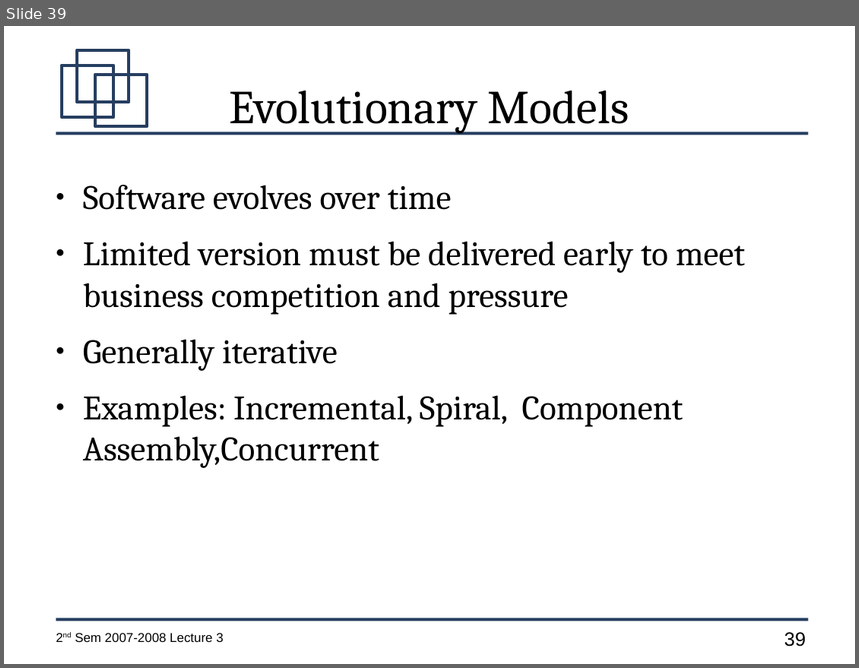
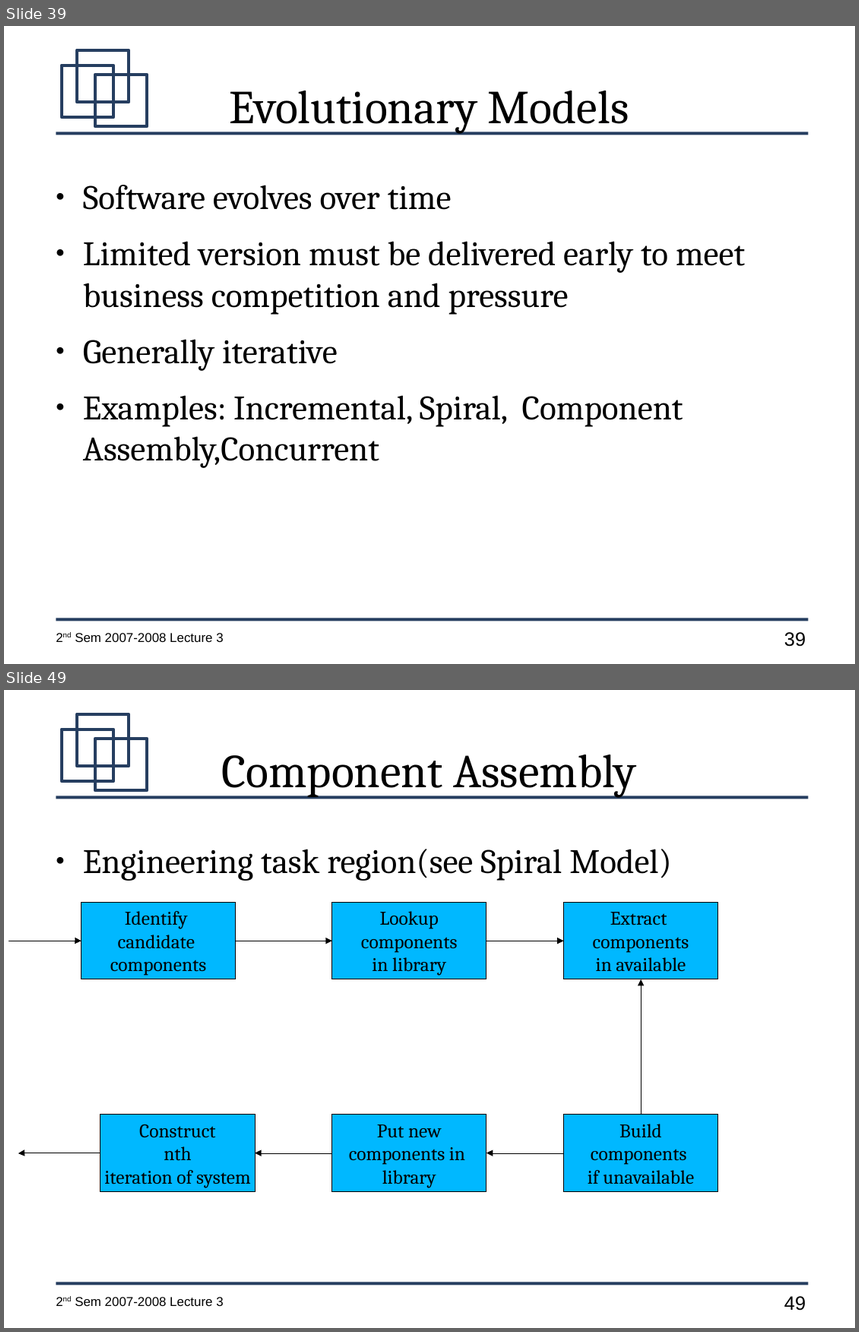
Before and after one commit to jachermocilla/jach-homepage, a slide deck: CMSC128-2nd-Sem-2007-L3.odp. Shown one above the other, each under a label of ours: slide 39 before the commit, slides 39 and 49 after it; the slides between them are not shown. The pictures are 859x668 and 859x1332 pixels, drawn with LibreOffice and Linux fonts; fonts in the diff are those of the drawing. Boxes give left, top, right and bottom in pixels: in the first picture for what was removed or moved away, otherwise in the second. Text is boxed around its words. In the diff, an @@ line names an element or a change of style, - is before the commit and + after.

```diff
--- a/CMSC128-2nd-Sem-2007-L3.odp
+++ b/CMSC128-2nd-Sem-2007-L3.odp
@@ slide 49 added at [4,690,855,1328], background #FFFFFF; not listed: 7 template elements that a slide beside it also shows @@
@@ title added at [221,754,636,798], 44 pt, text #000000 @@
+Component Assembly
@@ text added at [83,849,672,881], 32 pt, text #000000 @@
+● Engineering task region(see Spiral Model)
@@ rectangle added at [82,902,236,980], fill #00B8FF, outline #000000 0 pt, 18 pt, text #000000 @@
+Identify
+candidate
+components
@@ rectangle added at [332,902,487,980], fill #00B8FF, outline #000000 0 pt, 18 pt, text #000000 @@
+Lookup
+components
+in library
@@ rectangle added at [564,902,718,980], fill #00B8FF, outline #000000 0 pt, 18 pt, text #000000 @@
+Extract
+components
+in available
@@ elbow arrow added from (9, 941) to (82, 941), #000000 0 pt @@
@@ elbow arrow added from (236, 941) to (332, 941), #000000 0 pt @@
@@ elbow arrow added from (487, 941) to (564, 941), #000000 0 pt @@
@@ elbow arrow added from (641, 1115) to (641, 980), #000000 0 pt @@
@@ rectangle added at [101,1115,255,1192], fill #00B8FF, outline #000000 0 pt, 18 pt, text #000000 @@
+Construct
+nth
+iteration of system
@@ rectangle added at [332,1115,487,1192], fill #00B8FF, outline #000000 0 pt, 18 pt, text #000000 @@
+Put new
+components in
+library
@@ rectangle added at [564,1115,718,1192], fill #00B8FF, outline #000000 0 pt, 18 pt, text #000000 @@
+Build
+components
+if unavailable
@@ elbow arrow added from (101, 1154) to (18, 1154), #000000 0 pt @@
@@ elbow arrow added from (332, 1154) to (255, 1154), #000000 0 pt @@
@@ elbow arrow added from (564, 1154) to (487, 1154), #000000 0 pt @@
```
Also in this commit, not shown: 15 other slides added.
